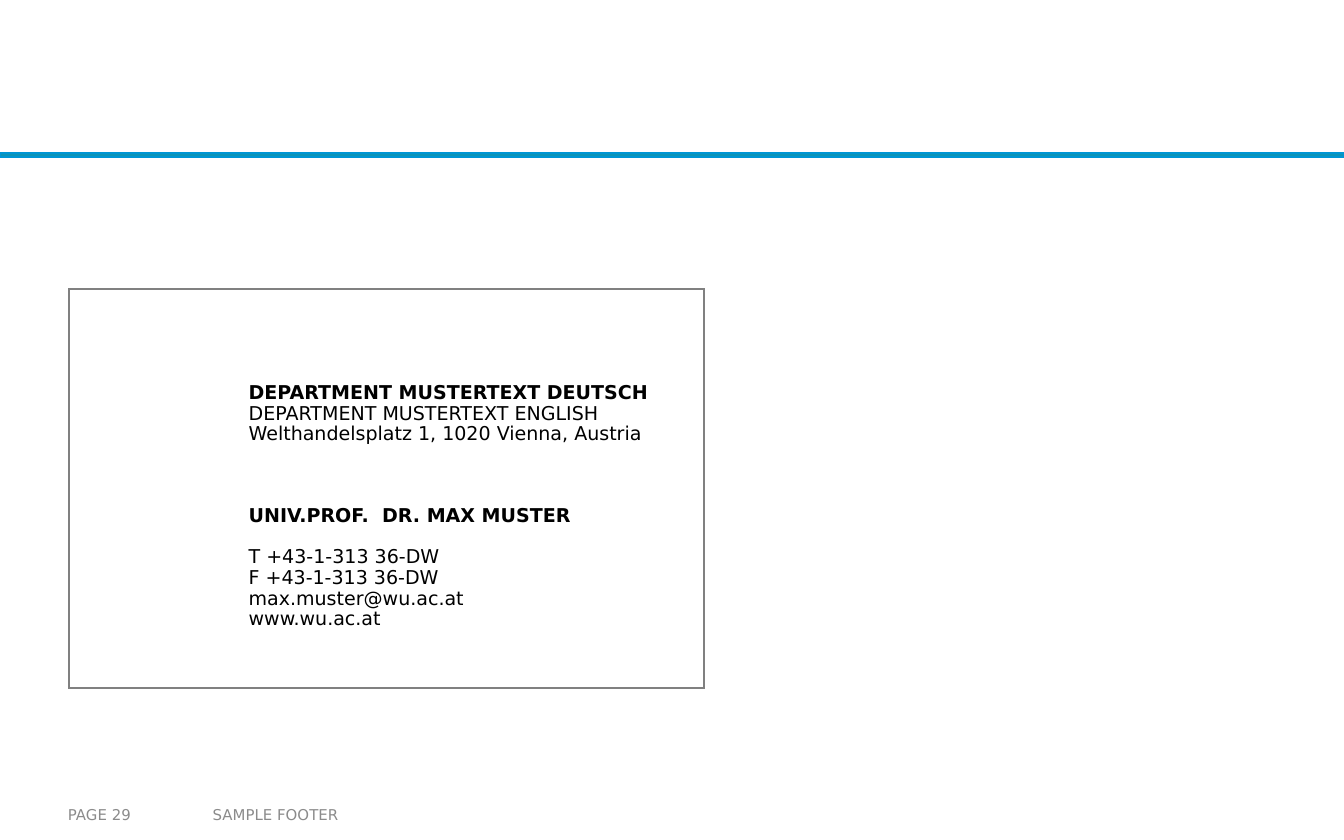
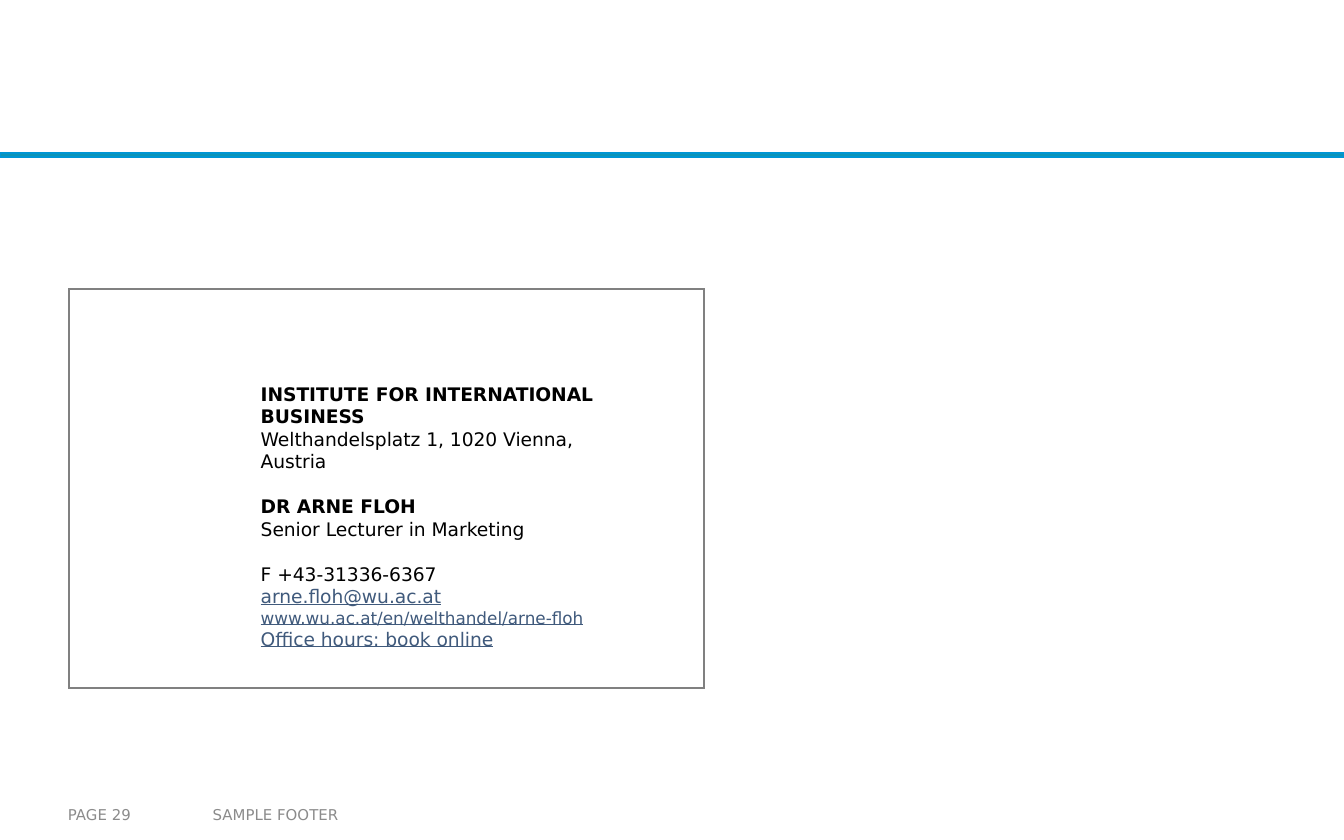
Before and after one commit to arnefloh-wu/ib-business-projects, a slide deck: slide 29 of WT26-27/template.pptx. Drawn at 1344x840 pixels with LibreOffice and Linux fonts; fonts in the diff are those of the drawing; background and template pictures are left out. Boxes give left, top, right and bottom in pixels: in the first picture for what was removed or moved away, otherwise in the second. Text is boxed around its words. In the diff, an @@ line names an element or a change of style, - is before the commit and + after.

```diff
--- a/WT26-27/template.pptx
+++ b/WT26-27/template.pptx
@@ text removed at [249,385,648,626] @@
-DEPARTMENT MUSTERTEXT DEUTSCH
-DEPARTMENT MUSTERTEXT ENGLISH
-Welthandelsplatz 1, 1020 Vienna, Austria
-UNIV.PROF. DR. MAX MUSTER
-T +43-1-313 36-DW
-F +43-1-313 36-DW
-max.muster@wu.ac.at
-www.wu.ac.at
@@ text added at [261,387,593,647], 10 pt, text #000000 @@
+INSTITUTE FOR INTERNATIONAL BUSINESS
+Welthandelsplatz 1, 1020 Vienna, Austria
+DR ARNE FLOH
+Senior Lecturer in Marketing
+F +43-31336-6367
+arne.floh@wu.ac.at
+www.wu.ac.at/en/welthandel/arne-floh
+Office hours: book online
```
Also in this commit, not shown: 1 other slide changed, 2 other files.
